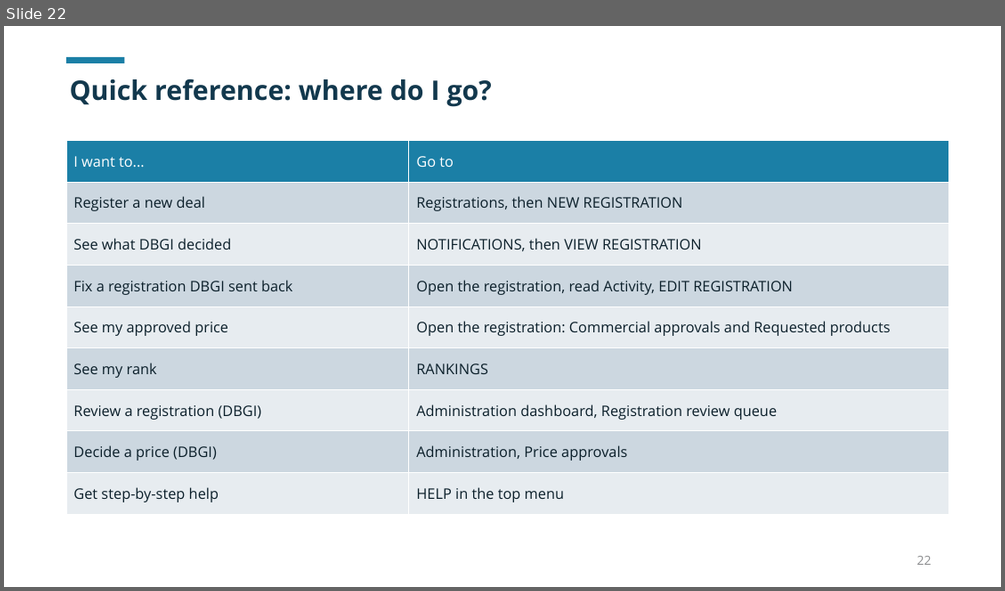
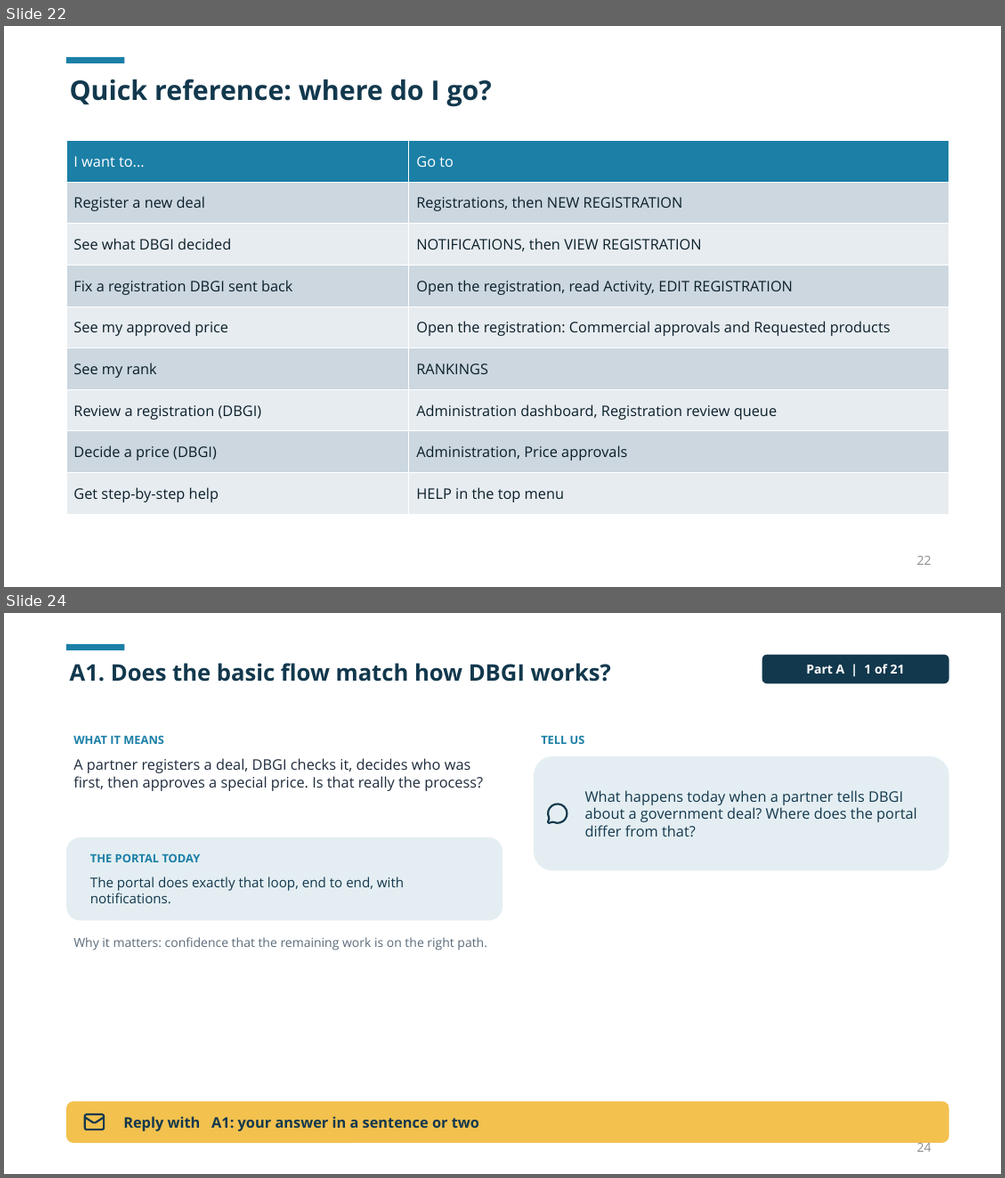
Before and after one commit to dbsuarez/dbgi-deal-registration-portal, a slide deck: docs/guides/Portal User Guide/Using the DBGI Portal.pptx. Shown one above the other, each under a label of ours: slide 22 before the commit, slides 22 and 24 after it; the slides between them are not shown. The pictures are 1005x591 and 1005x1178 pixels, drawn with LibreOffice and Linux fonts; fonts in the diff are those of the drawing. Boxes give left, top, right and bottom in pixels: in the first picture for what was removed or moved away, otherwise in the second. Text is boxed around its words. In the diff, an @@ line names an element or a change of style, - is before the commit and + after.

```diff
--- a/docs/guides/Portal User Guide/Using the DBGI Portal.pptx
+++ b/docs/guides/Portal User Guide/Using the DBGI Portal.pptx
@@ slide 24 added at (4, 613, 1001, 1174), background #FFFFFF @@
@@ rectangle added at (66, 644, 124, 650), fill #1B7FA6 @@
@@ text added at (70, 663, 611, 682), 22 pt, text #12384D, bold @@
+A1. Does the basic flow match how DBGI works?
@@ rounded rectangle added at (762, 655, 949, 684), fill #12384D, 12 pt, text #FFFFFF, bold @@
+Part A | 1 of 21
@@ text added at (73, 735, 164, 744), 11 pt, text #1B7FA6, bold @@
+WHAT IT MEANS
@@ text added at (541, 735, 585, 744), 11 pt, text #1B7FA6, bold @@
+TELL US
@@ text added at (73, 758, 483, 791), 14 pt, text #1E2B3C @@
+A partner registers a deal, DBGI checks it, decides who was first, then approves a special price. Is that really the process?
@@ rounded rectangle added at (534, 756, 949, 871), fill #E4EEF2, 14 pt, text #12384D @@
+What happens today when a partner tells DBGI about a government deal? Where does the portal differ from that?
@@ freeform shape added at (546, 803, 569, 826), outline #12384D 1.83 pt @@
@@ rounded rectangle added at (66, 837, 502, 920), fill #E4EEF2 @@
@@ text added at (90, 853, 201, 862), 11 pt, text #1B7FA6, bold @@
+THE PORTAL TODAY
@@ text added at (90, 876, 404, 903), 13 pt, text #12384D @@
+The portal does exactly that loop, end to end, with notifications.
@@ text added at (73, 937, 487, 950), 12 pt, text #5B6B7A @@
+Why it matters: confidence that the remaining work is on the right path.
@@ rounded rectangle added at (66, 1102, 949, 1143), fill #F2C14E @@
@@ freeform shape added at (83, 1111, 106, 1134), outline #12384D 1.83 pt @@
@@ text added at (123, 1116, 479, 1131), 14 pt, text #12384D, bold @@
+Reply with A1: your answer in a sentence or two
@@ page number added at (917, 1139, 931, 1151), 12 pt, text #8C8D8E @@
+24
```
Also in this commit, not shown: 1 slide changed, 22 other slides added, 8 other files.
